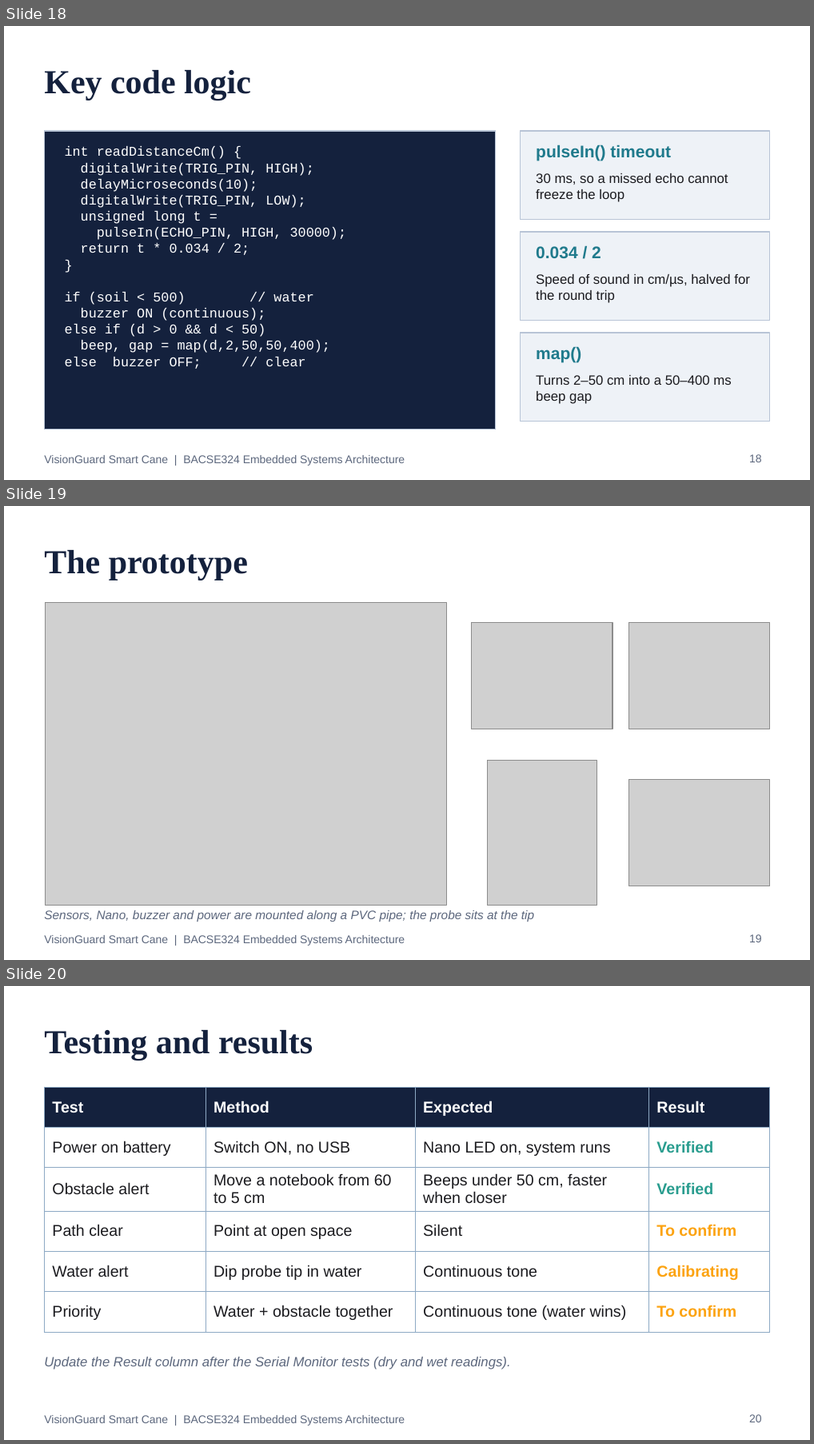
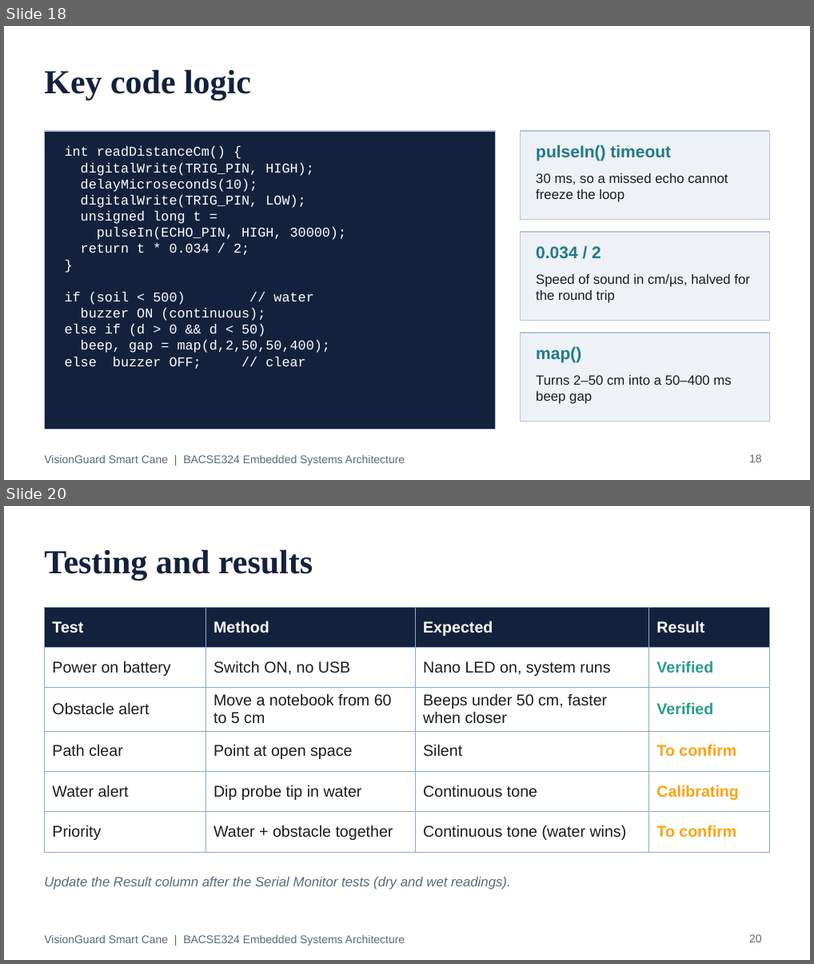
Before and after one commit to darshanpvt007-afk/visionguard-smart-cane, a slide deck: docs/VisionGuard_Presentation.pptx. Shown one above the other, each under a label of ours: slides 18, 19 and 20 before the commit, slides 18 and 20 after it; the slides between them are not shown. The pictures are 814x1444 and 814x964 pixels, drawn with LibreOffice and Linux fonts; fonts in the diff are those of the drawing; grey boxes stand for pictures. Boxes give left, top, right and bottom in pixels: in the first picture for what was removed or moved away, otherwise in the second. Text is boxed around its words. In the diff, an @@ line names an element or a change of style, - is before the commit and + after.

```diff
--- a/docs/VisionGuard_Presentation.pptx
+++ b/docs/VisionGuard_Presentation.pptx
@@ slide 19 removed at <box>4,506,810,960</box>, background #FFFFFF; not listed: 1 template element that a slide beside it also shows @@
@@ title removed at <box>44,550,248,580</box> @@
-The prototype
@@ picture removed at <box>45,603,446,905</box> @@
@@ picture removed at <box>472,622,613,728</box> @@
@@ picture removed at <box>629,622,770,728</box> @@
@@ picture removed at <box>488,760,598,905</box> @@
@@ picture removed at <box>629,780,770,886</box> @@
@@ text removed at <box>44,910,534,921</box> @@
-Sensors, Nano, buzzer and power are mounted along a PVC pipe; the probe sits at the tip
@@ page number removed at <box>750,934,762,942</box> @@
-19
```
Also in this commit, not shown: 5 slides changed, 1 slide added, 2 other files.
